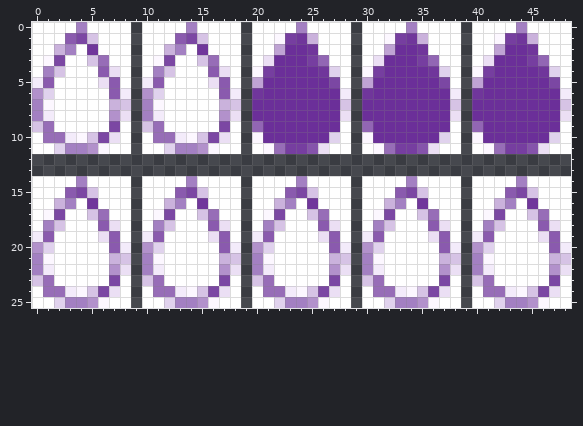
One commit to this pixel-art sprite: theme/images/drops/3.png. The picture above is the old version.
The file is 49x26 pixels. Colours within 5 levels of each other are drawn and written as one.
After the commit:
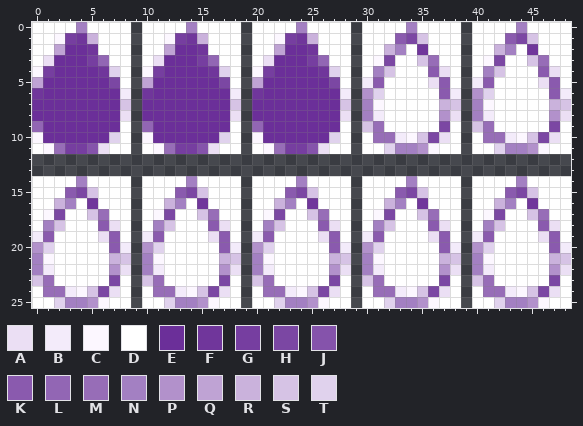
Palette (. is transparent): A #ebdff4  B #f3ebfa  C #fcf7ff  D #ffffff  E #6b2f99  F #70369b  G #763ea0  H #7b47a3  J #8553ab  K #8a5aae  L #9266b4  M #976db7  N #a380c2  P #b291cb  Q #bfa3d4  R #cab2dc  S #d6c3e5  T #e0d2ed
From old to new:
@@ x 0..48 @@
  0 DDDDNDDDD.DDDDNDDDD.DDDDNDDDD.DDDDNDDDD.DDDDNDDDD
- 1 DDDKHSDDD.DDDKHSDDD.DDCGFRDDD.DDCGFRDDD.DDCGFRDDD
- 2 DDRNDFDDD.DDRNDFDDD.DDQEEFDDD.DDQEEFDDD.DDQEEFDDD
- 3 DCHDDSMDD.DCHDDSMDD.DAEEEGLDD.DAEEEGLDD.DAEEEGLDD
- 4 DNSDDDKAD.DNSDDDKAD.CGEEEEFTD.CGEEEEFTD.CGEEEEFTD
- 5 BKDDDDAKD.BKDDDDAKD.QEEEEEEHD.QEEEEEEHD.QEEEEEEHD
- 6 PTDDDDDKB.PTDDDDDKB.FEEEEEEEB.FEEEEEEEB.FEEEEEEEB
- 7 NCDDDDDRS.NCDDDDDRS.EEEEEEEES.EEEEEEEES.EEEEEEEES
- 8 NBDDDDDPA.NBDDDDDPA.EEEEEEEEA.EEEEEEEEA.EEEEEEEEA
- 9 SMDDDDDHD.SMDDDDDHD.LEEEEEEED.LEEEEEEED.LEEEEEEED
-10 DMMBCSHAD.DMMBCSHAD.CEEEEEETD.CEEEEEETD.CEEEEEETD
-11 DDTNNPCDD.DDTNNPCDD.DCMGGJADD.DCMGGJADD.DCMGGJADD
+ 1 DDCGFRDDD.DDCGFRDDD.DDCGFRDDD.DDDKHSDDD.DDDKHSDDD
+ 2 DDQEEFDDD.DDQEEFDDD.DDQEEFDDD.DDRNDFDDD.DDRNDFDDD
+ 3 DAEEEGLDD.DAEEEGLDD.DAEEEGLDD.DCHDDSMDD.DCHDDSMDD
+ 4 CGEEEEFTD.CGEEEEFTD.CGEEEEFTD.DNSDDDKAD.DNSDDDKAD
+ 5 QEEEEEEHD.QEEEEEEHD.QEEEEEEHD.BKDDDDAKD.BKDDDDAKD
+ 6 FEEEEEEEB.FEEEEEEEB.FEEEEEEEB.PTDDDDDKB.PTDDDDDKB
+ 7 EEEEEEEES.EEEEEEEES.EEEEEEEES.NCDDDDDRS.NCDDDDDRS
+ 8 EEEEEEEEA.EEEEEEEEA.EEEEEEEEA.NBDDDDDPA.NBDDDDDPA
+ 9 LEEEEEEED.LEEEEEEED.LEEEEEEED.SMDDDDDHD.SMDDDDDHD
+10 CEEEEEETD.CEEEEEETD.CEEEEEETD.DMMBCSHAD.DMMBCSHAD
+11 DCMGGJADD.DCMGGJADD.DCMGGJADD.DDTNNPCDD.DDTNNPCDD
 12 .................................................
Where, in picture pixels (left, top, right, bottom), the same in both pictures:
changed: (32, 33, 230, 154)
changed: (362, 33, 560, 154)
